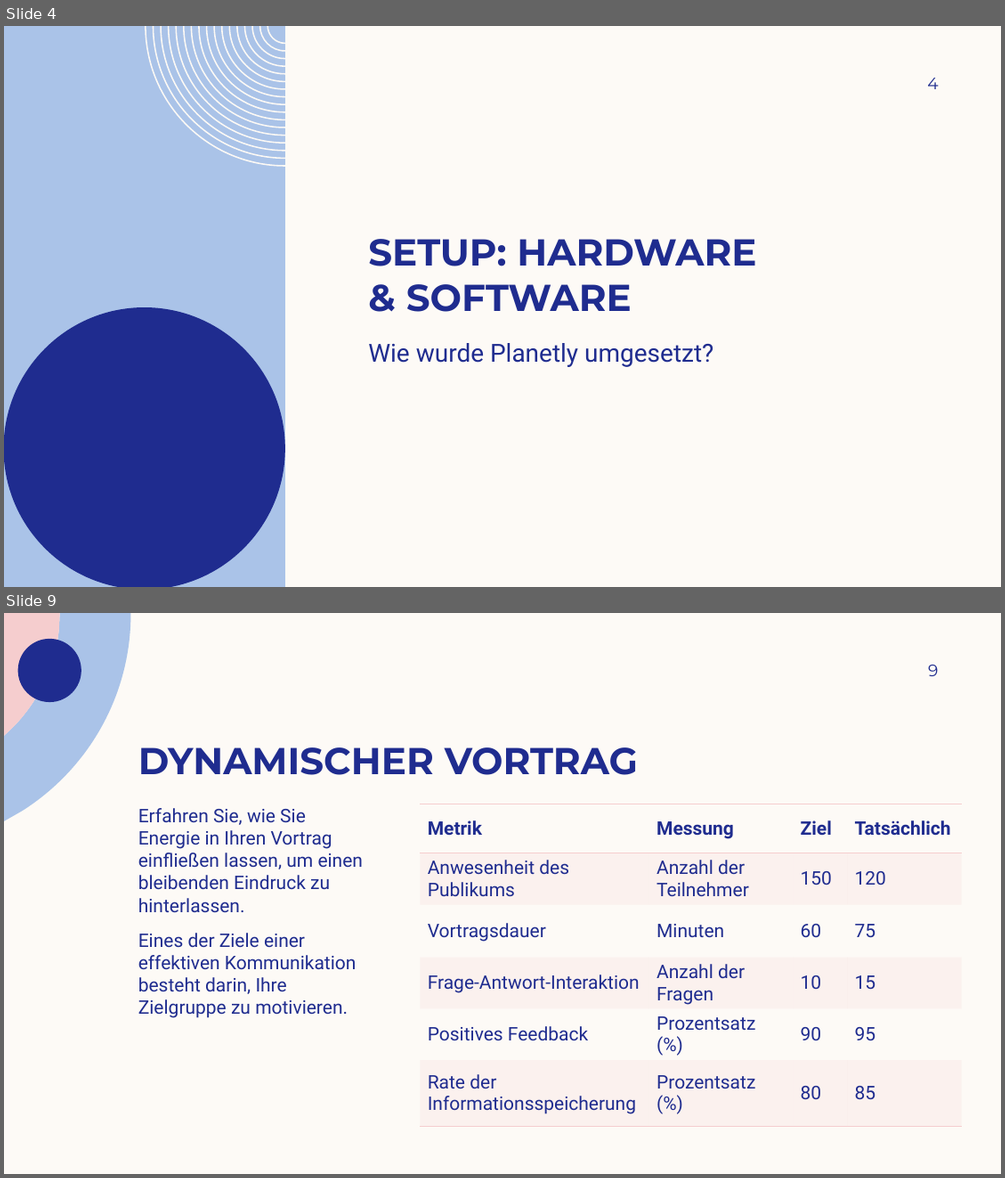
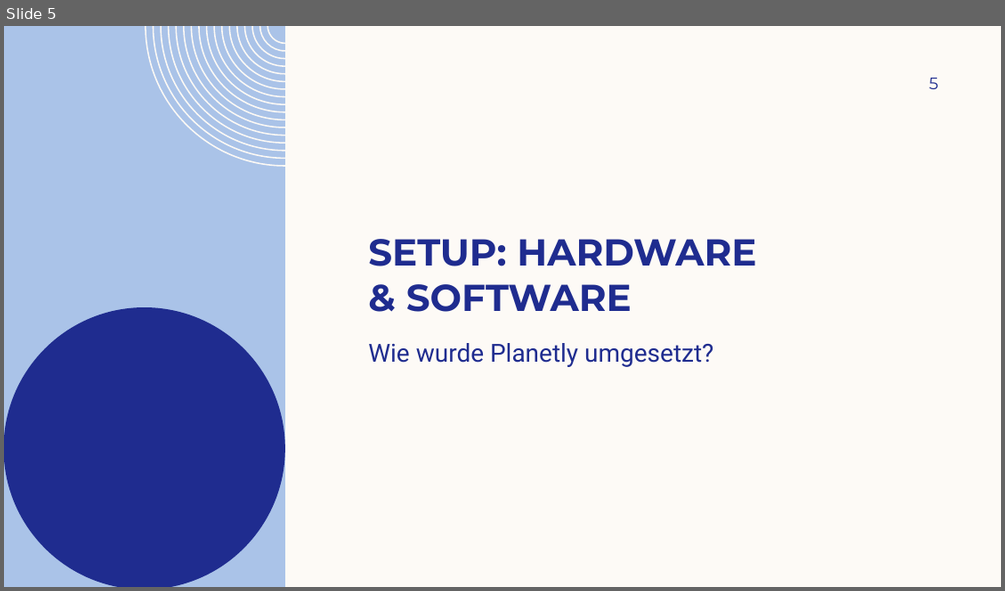
Before and after one commit to daisiedjulietse25/mr-endprojekt-Pospischek-2026-10-18_02-25-46, a slide deck: Praesentation.pptx. Shown one above the other, each under a label of ours: slides 4 and 9 before the commit, slide 5 after it; the slides between them are not shown. The pictures are 1005x1178 and 1005x591 pixels, drawn with LibreOffice and Linux fonts; fonts in the diff are those of the drawing; background and template pictures are left out. Boxes give left, top, right and bottom in pixels: in the first picture for what was removed or moved away, otherwise in the second. Text is boxed around its words. In the diff, an @@ line names an element or a change of style, - is before the commit and + after.

```diff
--- a/Praesentation.pptx
+++ b/Praesentation.pptx
@@ slide 9 removed at [4,613,1001,1174], background #FDFAF6 @@
@@ freeform shape removed at [4,613,131,821] @@
@@ freeform shape removed at [4,613,60,736] @@
@@ freeform shape removed at [18,639,81,702] @@
@@ page number removed at [928,665,938,676] @@
-9
@@ title removed at [138,747,638,775] @@
-DYNAMISCHER VORTRAG
@@ text removed at [138,808,364,1018] @@
-Erfahren Sie, wie Sie Energie in Ihren Vortrag einfließen lassen, um einen bleibenden Eindruck zu hinterlassen.
-Eines der Ziele einer effektiven Kommunikation besteht darin, Ihre Zielgruppe zu motivieren.
@@ table removed at [420,803,961,1127], 6 rows, 4 columns @@
-Metrik | Messung | Ziel | Tatsächlich
-Anwesenheit des Publikums | Anzahl der Teilnehmer | 150 | 120
-Vortragsdauer | Minuten | 60 | 75
-Frage-Antwort-Interaktion | Anzahl der Fragen | 10 | 15
-Positives Feedback | Prozentsatz (%) | 90 | 95
-Rate der Informationsspeicherung | Prozentsatz (%) | 80 | 85
@@ what was slide 4 is now slide 5 @@
@@ page number at [929,78,938,89]: text changed @@
-4
+5
```
Also in this commit, not shown: 3 slides changed, 9 slides added, 6 other slides removed, 3 other files.
